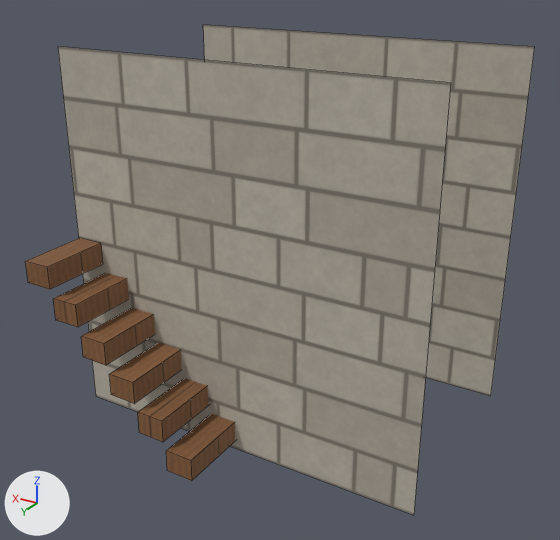
What one commit did to the FBX model Assets/Content/Landscape/Models/Castle/Wall_Mid_StairS2.fbx.
Both versions are drawn from a 50 mm camera at (-2.93, 5.11, 3.74) aimed at (-0.02, 0.26, 1.31). The lights are fixed; the arrows at lower left show +X, +Y and +Z. The first picture is the older version. Mesh edges are drawn as thin lines. Where no turn or scale is listed for an object, it has been applied to the vertices.

The first picture shows 'Wall_Mid_StairS2'.
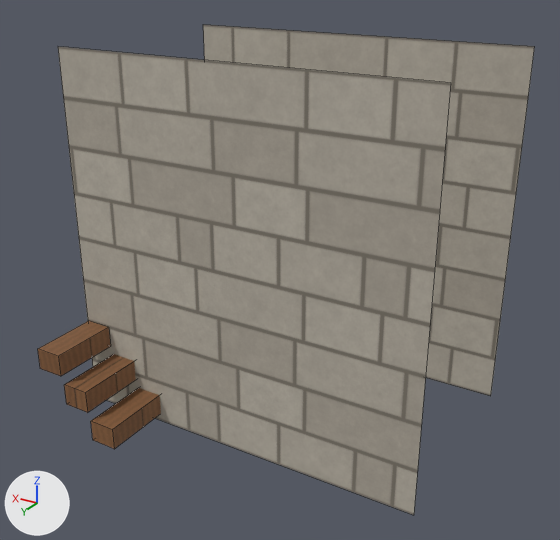
Where the change shows, as pixel boxes [x1, y1, x2, y2] in the pictures (560 x 540 px; the box of a moved part takes in the faces that stretch with it):
'Wall_Mid_StairS2', reshaped: before [25, 25, 535, 515]; after [38, 25, 535, 515]
part 1 of me_wall_mid_stairs2, deleted (brown): before [81, 308, 155, 365]
part 2 of me_wall_mid_stairs2, deleted (brown): before [53, 273, 129, 327]
part 3 of me_wall_mid_stairs2, deleted (brown): before [25, 238, 103, 289]
part 4 of me_wall_mid_stairs2, moved or reshaped: before [109, 343, 235, 480]; after [38, 321, 161, 449]
part 5 of me_wall_mid_stairs2, surface changed: before [133, 350, 234, 481]; after [58, 327, 159, 449]

What the commit changed:
me_wall_mid_stairs2 is used by ob_wall_mid_stairs2; location (0.0, 0.0, 0.0).
me_wall_mid_stairs2 had 72 vertices, 42 faces and spanned x -1.5..1.5, y -1.12..1.47, z 0.0..3.0.
me_wall_mid_stairs2 now has 48 vertices, 27 faces and spans x -1.5..1.5, y -1.12..1.47, z 0.0..3.0.
me_wall_mid_stairs2 part 1: the loose piece of 8 vertices spanning x 0.76..0.99, y 0.75..1.47, z 0.82..1.0 is deleted.
me_wall_mid_stairs2 part 2: the loose piece of 8 vertices spanning x 1.01..1.24, y 0.75..1.47, z 1.07..1.25 is deleted.
me_wall_mid_stairs2 part 3: the loose piece of 8 vertices spanning x 1.26..1.49, y 0.9..1.47, z 1.32..1.5 is deleted.
Part 4, on me_wall_mid_stairs2:
6 vertices are removed from x 0.49..0.74, y 0.75..1.47, z 0.32..0.75.
7 faces are deleted.
16 vertices in x 0.01..0.51, y 0.75..1.47, z 0.07..0.75 move by (0.75, 0.0, 0.0).
2 vertices move from x 0.51, y 0.75, z 0.57..0.75 to x 1.26, y 0.9, z 0.57..0.75.
6 new vertices lie (0.23, 0.0, 0.0) away from vertices in x 0.26..0.51, y 0.75..1.47, z 0.32..0.75.
7 new faces join them, mat_m_wood (picture img_t_wood_png).
me_wall_mid_stairs2 part 5: 5 kept faces spanning x 0.76..1.26, y 0.75..1.47, z 0.07..0.75 get new texture (UV) coordinates.
